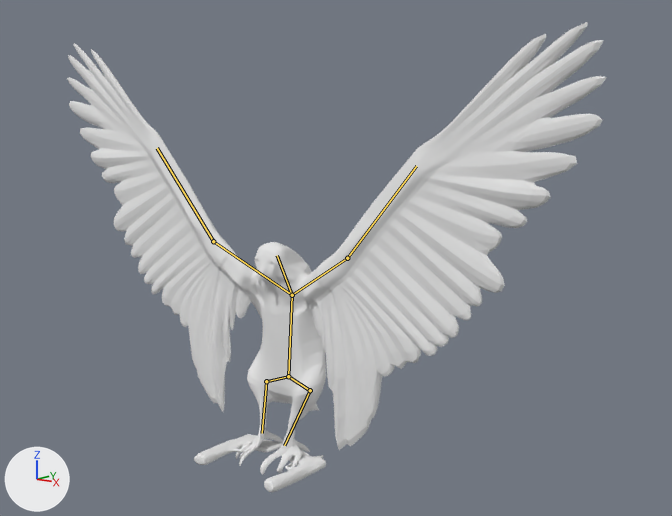
What one commit did to the Blender file Blender models/eagle4plusdesertfinal.blend.
One viewpoint serves both versions: a 50 mm lens placed at (8.79, -9.07, 5.44), pointed at (-0.74, 2.39, 2.59). The lights are fixed; the arrows at lower left show +X, +Y and +Z. The bones that bend it are drawn over the model as lines.
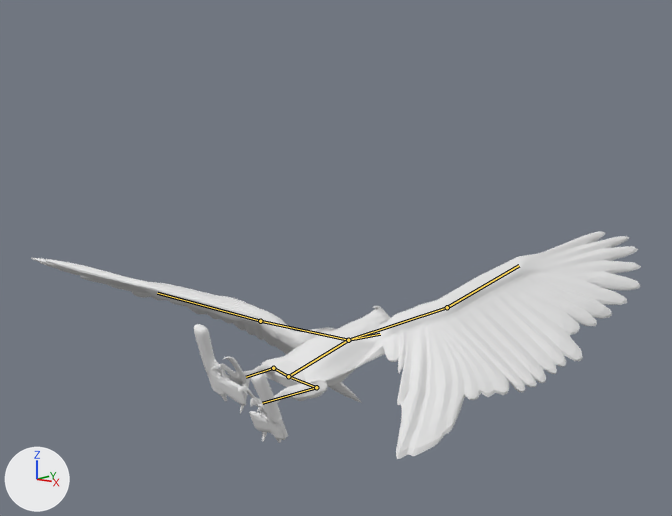
The newer file adds an action. The first version stands in its rest pose; the second is drawn at frame 47 of the action 'ArmatureAction'.

Where the change shows, as pixel boxes [x1, y1, x2, y2] in the pictures (672 x 516 px):
'Plane', posed (13% wider, 50% shorter): before [67, 22, 607, 475]; after [31, 231, 641, 459]
'Plane.002', posed (37% narrower, 64% taller): before [264, 449, 326, 492]; after [249, 372, 288, 443]
'Plane.001', posed (40% narrower, 156% taller): before [194, 434, 282, 465]; after [194, 324, 246, 405]
bone 'Bone', root to tip: before (288, 376) to (292, 295); after (288, 376) to (348, 340)
bone 'Bone.001', root to tip: before (292, 295) to (277, 255); after (348, 340) to (380, 334)
bone 'Bone.002', root to tip: before (292, 295) to (347, 258); after (348, 340) to (447, 307)
bone 'Bone.003', root to tip: before (347, 258) to (416, 166); after (447, 307) to (519, 265)
bone 'Bone.004', root to tip: before (292, 295) to (213, 241); after (348, 340) to (260, 321)
bone 'Bone.005', root to tip: before (213, 241) to (157, 148); after (260, 321) to (157, 293)
bone 'Bone.006', root to tip: before (288, 376) to (310, 390); after (288, 376) to (316, 387)
bone 'Bone.008', root to tip: before (310, 390) to (284, 445); after (316, 387) to (262, 403)
bone 'Bone.007', root to tip: before (288, 376) to (266, 381); after (288, 376) to (273, 368)
bone 'Bone.009', root to tip: before (266, 381) to (262, 433); after (273, 368) to (246, 377)

The change in detail:
Bone 'Bone' (bone_bone) turns from (0, 0, 0) to (-69, -8, -4) degrees about its own x, y and z.
Bone 'Bone.001' (bone_bone_001) turns from (0, 0, 0) to (3, 2, -48) degrees about its own x, y and z.
Bone 'Bone.002' (bone_bone_002) turns from (0, 0, 0) to (27, 24, 22) degrees about its own x, y and z.
Bone 'Bone.003' (bone_bone_003) turns from (0, 0, 0) to (6, 14, 12) degrees about its own x, y and z.
Bone 'Bone.004' (bone_bone_004) turns from (0, 0, 0) to (-86, -33, 101) degrees about its own x, y and z.
Bone 'Bone.005' (bone_bone_005) turns from (0, 0, 0) to (-14, -17, 21) degrees about its own x, y and z.
Bone 'Bone.006' (bone_bone_006) turns from (0, 0, 0) to (2, 73, 19) degrees about its own x, y and z.
Bone 'Bone.008' (bone_bone_008) turns from (0, 0, 0) to (144, 26, 24) degrees about its own x, y and z.
Bone 'Bone.007' (bone_bone_007) turns from (0, 0, 0) to (41, -62, -56) degrees about its own x, y and z.
Bone 'Bone.009' (bone_bone_009) turns from (0, 0, 0) to (111, 40, -65) degrees about its own x, y and z.
